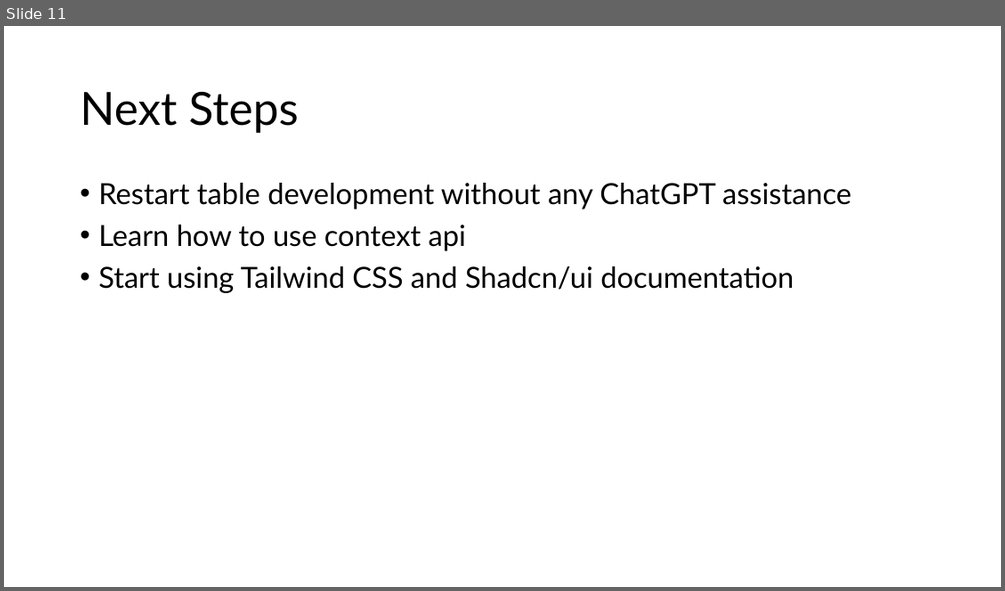
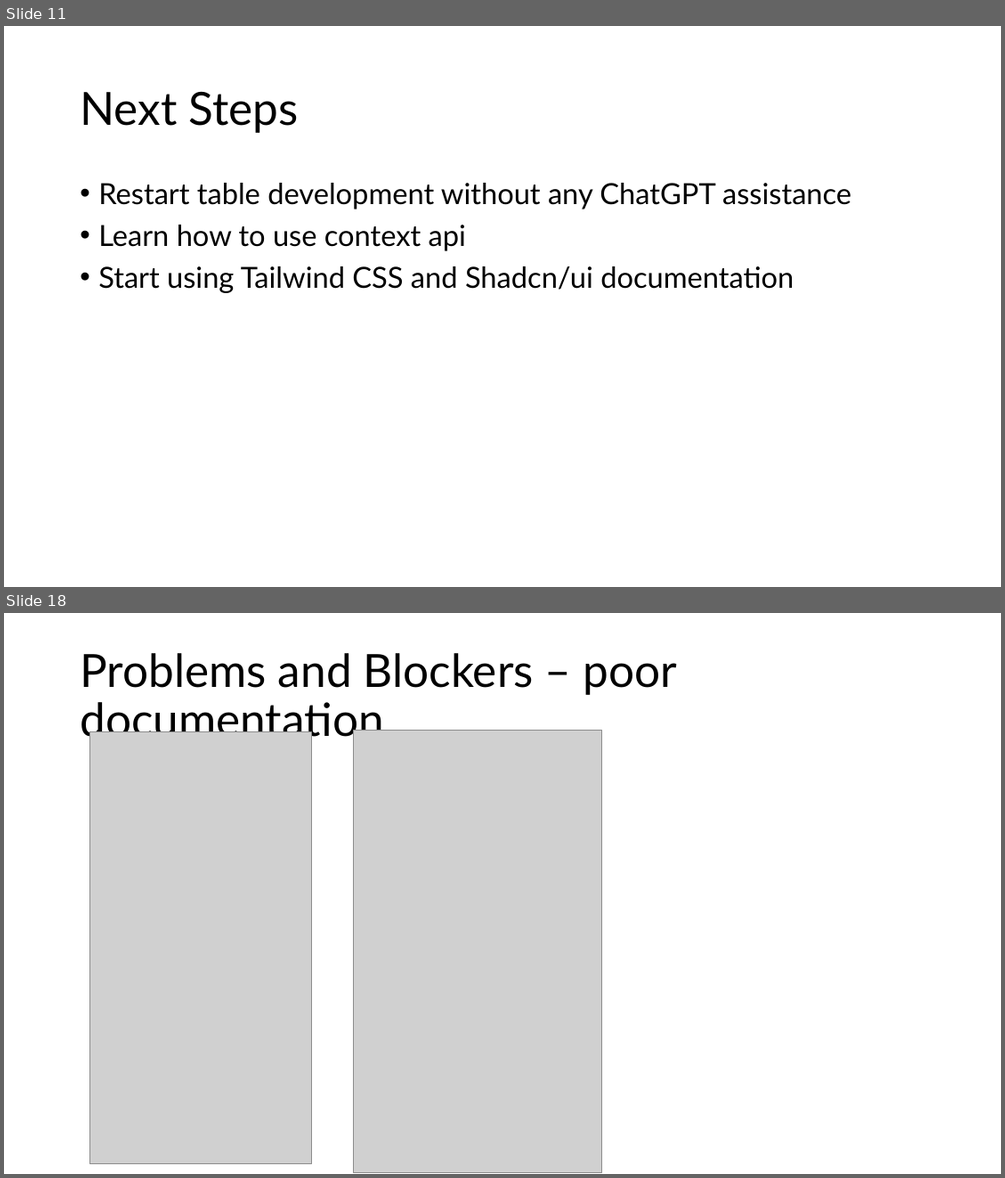
Before and after one commit to GregT7/PlanGauge, a slide deck: project_journal/standup/sprint3_standup.pptx. Shown one above the other, each under a label of ours: slide 11 before the commit, slides 11 and 18 after it; the slides between them are not shown. The pictures are 1005x591 and 1005x1178 pixels, drawn with LibreOffice and Linux fonts; fonts in the diff are those of the drawing; grey boxes stand for pictures. Boxes give left, top, right and bottom in pixels: in the first picture for what was removed or moved away, otherwise in the second. Text is boxed around its words. In the diff, an @@ line names an element or a change of style, - is before the commit and + after.

```diff
--- a/project_journal/standup/sprint3_standup.pptx
+++ b/project_journal/standup/sprint3_standup.pptx
@@ slide 18 added at (4, 613, 1001, 1174), background #FFFFFF @@
@@ title added at (80, 653, 678, 745), 44 pt, text #000000 @@
+Problems and Blockers – poor documentation
@@ picture added at (89, 732, 310, 1163) @@
@@ picture added at (353, 730, 601, 1173) @@
```
Also in this commit, not shown: 2 slides changed, 8 other slides added, 21 other files.
